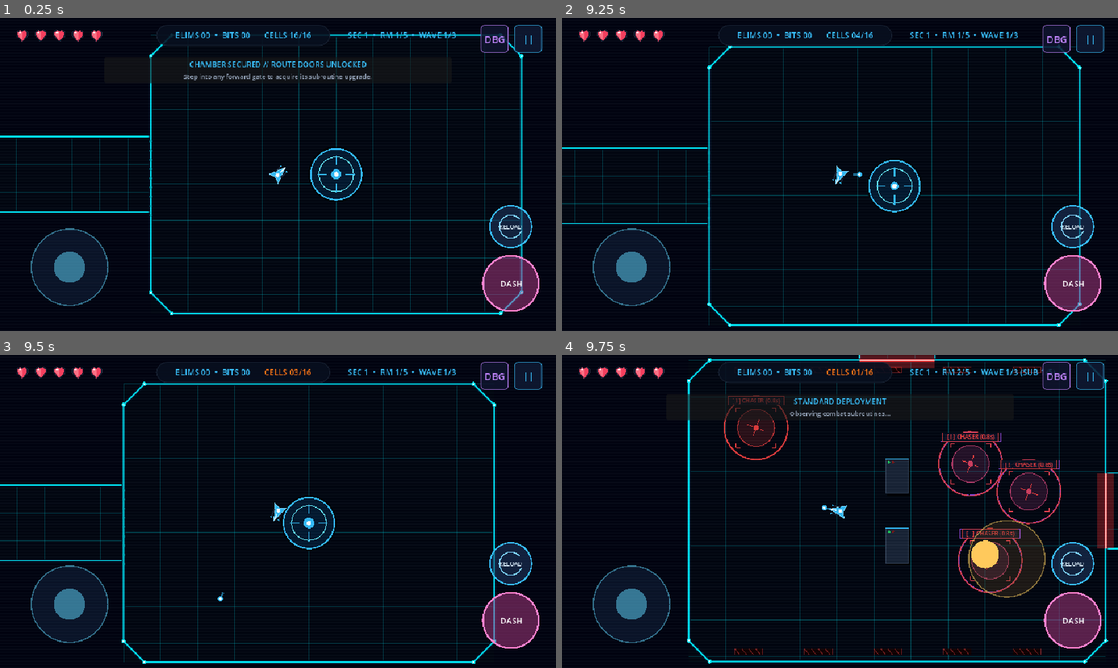
Above: before the commit, frames 1-4 (two rows, left to right).
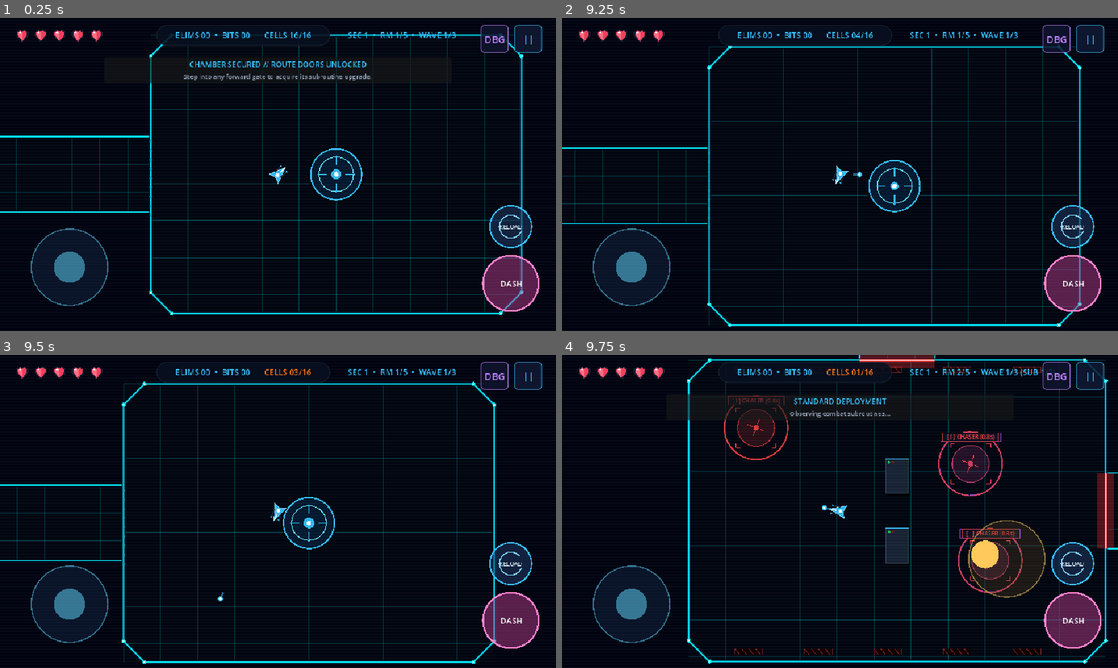
Above: after the commit, the same moments.

Repository: DaKaufeeBoii/GLITCH-RUN
Game: Godot game, scene res://scenes/main.tscn
The game is run twice, just before and just after one commit, with the same random seed, the same clock (stepped at 60 frames per second) and the same inputs. This scene is started directly instead of the project's main scene.
Inputs (mouse positions are in pixels of both pictures, inside the frame that each line leads up to):
- Up to frame 1 (0.25 s): no input
- Up to frame 2 (9.25 s): tap Enter at 0.5 s; move the mouse to (812, 237) at 0.52 s; hold Up (ui_up) 0.53-1.25 s; tap P at 0.6 s; click (812, 237) at 0.67 s; tap Space at 0.77, 6.02, 9.02 s; click "||" at 1.25 s; click "DBG" at 2 s; click "RESUME SIMULATION" at 2.75 s; drag from (1006, 221) to (812, 237) at 3.52 s; move the mouse to (673, 127) at 4.27 s; hold Left (ui_left) 4.28-5 s; hold R 4.28-5 s; drag from (867, 174) to (673, 127) at 5.02 s; move the mouse to (756, 96) at 5.77 s; hold Down (ui_down) 5.78-6.5 s; hold K 5.78-6.5 s; drag from (962, 158) to (828, 165) at 6.52 s; move the mouse to (728, 190) at 7.27 s; hold Up (ui_up) 7.28-8 s; hold Shift 7.28-8 s; click (728, 190) at 7.42 s; drag from (895, 105) to (728, 190) at 8.02 s; move the mouse to (812, 237) at 8.77 s; hold Right (ui_right) from 8.78 s (still down); hold J from 8.78 s (still down)
- Up to frame 3 (9.5 s): keep holding Right (ui_right); keep holding J
- Up to frame 4 (9.75 s): release Right (ui_right) at 9.5 s; release J at 9.5 s; drag from (1006, 558) to (834, 524) at 9.52 s

Frames 1-3 are identical in both runs. In frame 4, 0.9% of the frame differs, in the area x 78-90%, y 5-55%.

Commit message:
feat(run): minor changes to how core progression works

Diff:
--- a/scripts/game.gd
+++ b/scripts/game.gd
@@ -491,7 +491,13 @@
 				nav_grid.build_grid(inside_room.bounds, obstacle_rects, 24.0)
 			var rs = get_node_or_null("/root/RunState")
 			if rs and rs.progression:
-				rs.progression.calculate_waves_for_current_room(inside_room.room_type)
+				var prof: Dictionary = tracker.get_profile() if tracker else {}
+				var p_rating: float = RunProgression.compute_performance_rating(
+					player.health if is_instance_valid(player) else 5,
+					player.max_health if is_instance_valid(player) else 5,
+					prof
+				)
+				rs.progression.calculate_waves_for_current_room(inside_room.room_type, false, p_rating)
 				rs.current_wave = rs.progression.current_wave
 				rs.waves_in_room = rs.progression.waves_in_room
 			damage_taken_this_sector = 0
@@ -1602,7 +1608,8 @@
 	var profile: Dictionary = tracker.get_profile() if tracker else {}
 	var p_hp: int = player.health if is_instance_valid(player) else 5
 	var p_max: int = player.max_health if is_instance_valid(player) else 5
-	var spawn_budget: int = rs_node.progression.calculate_spawn_budget(wave_num) if (rs_node and rs_node.progression) else current_room_data.enemy_spawns.size()
+	var p_rating: float = RunProgression.compute_performance_rating(p_hp, p_max, profile) if (rs_node and rs_node.progression) else 1.0
+	var spawn_budget: int = rs_node.progression.calculate_spawn_budget(wave_num, p_rating) if (rs_node and rs_node.progression) else current_room_data.enemy_spawns.size()
 	if current_room_data.room_type in ["COMBAT", "ELITE"]:
 		spawn_budget = maxi(3, spawn_budget)
 	if current_room_data.room_type == "ELITE":
@@ -1616,6 +1623,9 @@
 		p_hp,
 		p_max
 	)
+	var diff_mults: Dictionary = rs_node.progression.get_difficulty_multipliers(p_rating) if (rs_node and rs_node.progression) else {"speed_mult": 1.0, "telegraph_mult": 1.0}
+	var diff_speed: float = diff_mults.get("speed_mult", 1.0)
+	var diff_tele: float = diff_mults.get("telegraph_mult", 1.0)
 
 	current_sector_tactic = encounter.tactic
 	if wave_num == 1:
@@ -1634,8 +1644,6 @@
 	if spawns_to_create.is_empty() and not encounter.spawn_list.is_empty():
 		spawns_to_create = encounter.spawn_list
 	if spawns_to_create.is_empty() and current_room_data.room_type in ["COMBAT", "ELITE"]:
-		# Do not silently skip a normal-room encounter if a future roster or AI
-		# filter rejects every generated entry. Keep the room in a playable state.
 		push_warning("Encounter roster was empty in sector %d room %d; using emergency chasers." % [
 			rs_node.progression.sector_index if (rs_node and rs_node.progression) else 1,
 			current_room_data.index
@@ -1647,8 +1655,7 @@
 			emergency_pos.y = clampf(emergency_pos.y, current_room_data.bounds.position.y + 100.0, current_room_data.bounds.end.y - 100.0)
 			var eg = encounter_director.evolution_manager.get_genome_for_spawn("CHASER") if (encounter_director and encounter_director.evolution_manager) else null
 			spawns_to_create.append({"type": "CHASER", "pos": emergency_pos, "flank_angle": 0.0, "genome": eg})
-	# Boss rooms must never silently become ordinary empty/regular encounters if
-	# encounter composition or budget filtering changes later.
+
 	if current_room_data.room_type == "BOSS":
 		var contains_boss := false
 		for spawn in spawns_to_create:
@@ -1664,8 +1671,8 @@
 		boss_vanguard_active = true
 		boss_active = false
 
+		var cur_sector: int = rs_node.progression.sector_index if (rs_node and rs_node.progression) else 1
 		if boss_director and rs_node:
-			var cur_sector: int = rs_node.progression.sector_index if rs_node.progression else 1
 			var cur_seed: int = rs_node.current_seed if rs_node else 1337
 			var last_id: String = boss_director.last_scheduled_boss_id if boss_director else ""
 			current_boss_def = boss_director.select_boss_for_sector(cur_sector, cur_seed, last_id)
@@ -1682,12 +1689,27 @@
 
 		_show_director_banner("ALERT // %s PERIMETER" % b_name, "Core shielded. Eliminate vanguard escort hostiles to unseal the Overlord!")
 
-		# Spawn 3 vanguard escort combatants with evolved genomes
-		var vanguard_specs := [
-			{"scene": CHASER_SCENE, "type": "CHASER", "offset": Vector2(-120.0, -90.0), "flank": 0.50},
-			{"scene": SHOOTER_SCENE, "type": "SHOOTER", "offset": Vector2(60.0, 0.0), "flank": 0.0},
-			{"scene": DASHER_SCENE, "type": "DASHER", "offset": Vector2(-120.0, 90.0), "flank": 0.0}
-		]
+		# Spawn vanguard escort combatants scaled by sector difficulty
+		var vanguard_specs: Array[Dictionary] = []
+		if cur_sector == 1:
+			# Sector 1 (First Boss): Accessible 1-hostile vanguard escort
+			vanguard_specs = [
+				{"scene": CHASER_SCENE, "type": "CHASER", "offset": Vector2(-120.0, 0.0), "flank": 0.0}
+			]
+		elif cur_sector == 2:
+			# Sector 2 (Mid-Boss): 2 vanguard hostiles
+			vanguard_specs = [
+				{"scene": CHASER_SCENE, "type": "CHASER", "offset": Vector2(-120.0, -80.0), "flank": 0.35},
+				{"scene": SHOOTER_SCENE, "type": "SHOOTER", "offset": Vector2(60.0, 0.0), "flank": 0.0}
+			]
+		else:
+			# Sector 3+ (Final Biome Boss): Full 3 vanguard escort hostiles
+			vanguard_specs = [
+				{"scene": CHASER_SCENE, "type": "CHASER", "offset": Vector2(-120.0, -90.0), "flank": 0.50},
+				{"scene": SHOOTER_SCENE, "type": "SHOOTER", "offset": Vector2(60.0, 0.0), "flank": 0.0},
+				{"scene": DASHER_SCENE, "type": "DASHER", "offset": Vector2(-120.0, 90.0), "flank": 0.0}
+			]
+
 		for v in vanguard_specs:
 			var v_pos: Vector2 = boss_spawn_pos + v.offset
 			v_pos.x = clampf(v_pos.x, current_room_data.bounds.position.x + 80.0, current_room_data.bounds.end.x - 80.0)
@@ -1695,8 +1717,8 @@
 			var v_scene: PackedScene = v.scene
 			var v_type: String = v.type
 			var v_flank: float = v.flank
-			var spd_m: float = encounter.enemy_speed_mult * 1.05
-			var tel_m: float = encounter.enemy_telegraph_mult
+			var spd_m: float = encounter.enemy_speed_mult * diff_speed * 1.05
+			var tel_m: float = encounter.enemy_telegraph_mult * diff_tele
 			var lead_v = encounter.shooter_lead
 			_schedule_spawn_telegraph(
 				v_pos,
@@ -1739,8 +1761,8 @@
 				scene = DASHER_SCENE
 				col = Color("eab308")
 
-			var spd_m: float = encounter.enemy_speed_mult
-			var tel_m: float = encounter.enemy_telegraph_mult
+			var spd_m: float = encounter.enemy_speed_mult * diff_speed
+			var tel_m: float = encounter.enemy_telegraph_mult * diff_tele
 			var lead_v = encounter.shooter_lead
 			_schedule_spawn_telegraph(
 				pos,
@@ -1790,6 +1812,33 @@
 	if "is_mid_boss" in boss:
 		boss.is_mid_boss = is_mid
 
+	# Boss difficulty scaling: First boss is notably easier, progressively harder as depth and sectors advance
+	var hp_scale := 1.0
+	if cur_sector == 1:
+		hp_scale = 0.55 # Sector 1 (First boss): accessible 55% health (~19-20 HP)
+	elif cur_sector == 2:
+		hp_scale = 0.80 # Sector 2 (Mid-boss): ~28 HP
+	else:
+		hp_scale = 1.0 + float(cur_sector - 3) * 0.15
+
+	if tracker and rs_node and rs_node.progression:
+		var p_prof: Dictionary = tracker.get_profile()
+		var p_rating: float = RunProgression.compute_performance_rating(
+			player.health if is_instance_valid(player) else 5,
+			player.max_health if is_instance_valid(player) else 5,
+			p_prof
+		)
+		if p_rating < 0.85:
+			hp_scale *= 0.85
+		elif p_rating > 1.30:
+			hp_scale *= 1.10
+
+	var scaled_hp: int = maxi(15, int(roundf(float(boss.max_health) * hp_scale)))
+	boss.max_health = scaled_hp
+	boss.health = scaled_hp
+	if "dash_speed" in boss and cur_sector == 1:
+		boss.dash_speed *= 0.85 # Forgiving dash speed on first boss
+
 	# Assign returning mutations with trade-offs
 	current_boss_mutations = boss_director.get_mutations_for_encounter(current_boss_def.boss_id) if (boss_director and current_boss_def) else []
 	if boss.has_method("apply_mutations") and not current_boss_mutations.is_empty():
@@ -1861,10 +1910,13 @@
 func _spawn_phase_two_reinforcements(boss_pos: Vector2) -> void:
 	if not is_instance_valid(player) or run_over:
 		return
+	var rs_node = get_node_or_null("/root/RunState")
+	var cur_sector: int = rs_node.progression.sector_index if (rs_node and rs_node.progression) else 1
+	var minion_count := 1 if cur_sector == 1 else 2
 	var minion_types: Array[PackedScene] = [CHASER_SCENE, SHOOTER_SCENE]
 	var minion_fams: Array[String] = ["CHASER", "SHOOTER"]
 	var offsets: Array[Vector2] = [Vector2(-130.0, -80.0), Vector2(-130.0, 80.0)]
-	for i in range(2):
+	for i in range(minion_count):
 		var m_pos: Vector2 = boss_pos + offsets[i]
 		if current_room_data:
 			m_pos.x = clampf(m_pos.x, current_room_data.bounds.position.x + 80.0, current_room_data.bounds.end.x - 80.0)
--- a/scripts/run_progression.gd
+++ b/scripts/run_progression.gd
@@ -124,10 +124,43 @@
 	return sector_waves_completed >= sector_total_waves
 
 
-func calculate_waves_for_current_room(_room_type: String = "", one_encounter_per_room: bool = false) -> int:
+static func compute_performance_rating(current_hp: int, max_hp: int, profile: Dictionary) -> float:
+	## Evaluates player gameplay competence & stress based on health, damage rate, and accuracy.
+	## Returns a normalized rating: < 0.85 = struggling (grant mercy), 1.0 = balanced, > 1.25 = dominating.
+	var hp_ratio: float = float(current_hp) / float(maxi(1, max_hp))
+	var accuracy: float = float(profile.get("accuracy", 0.5))
+	var dpm: float = float(profile.get("damage_per_min", 0.0))
+
+	var rating := 1.0
+
+	# Health factor
+	if hp_ratio >= 0.80:
+		rating += (hp_ratio - 0.70) * 0.4
+	elif hp_ratio <= 0.40:
+		rating -= (0.50 - hp_ratio) * 0.8
+
+	# Damage rate factor (high damage taken lowers rating significantly)
+	if dpm > 5.0:
+		rating -= 0.35
+	elif dpm > 3.0:
+		rating -= 0.20
+	elif dpm == 0.0 and profile.get("has_data", false):
+		rating += 0.15
+
+	# Accuracy factor
+	if profile.get("has_data", false):
+		if accuracy > 0.65:
+			rating += 0.15
+		elif accuracy < 0.30:
+			rating -= 0.15
+
+	return clampf(rating, 0.4, 1.8)
+
+
+func calculate_waves_for_current_room(_room_type: String = "", one_encounter_per_room: bool = false, performance_factor: float = 1.0) -> int:
 	## Calculates combat wave count for each chamber.
-	## Every chamber guarantees enemy combat engagements (never 0 waves).
-	## Combat & Elite rooms always have 3–5 waves procedurally (never 1 wave).
+	## Floor 1 (run_depth <= 3): begins easy with mostly 1 or 2 waves.
+	## Floor 2+ (run_depth >= 4): scales progressively (3 to 5 waves).
 	if one_encounter_per_room:
 		waves_in_room = 1
 	else:
@@ -138,22 +171,37 @@
 				var r_rng := RandomNumberGenerator.new()
 				r_rng.seed = (get_current_sector_seed() + run_depth * 41) & 0x7FFFFFFF
 				if difficulty == "EASY":
-					waves_in_room = r_rng.randi_range(2, 3)
+					if run_depth <= 3:
+						waves_in_room = 2
+					else:
+						waves_in_room = r_rng.randi_range(2, 3)
 				elif difficulty in ["HARD", "HYPERGRID"]:
 					waves_in_room = r_rng.randi_range(4, 5)
-				else:
-					# Procedurally vary in range 3 to 5 (never fixed to 5, never collapsed to 1)
-					waves_in_room = r_rng.randi_range(3, 5)
+				else: # NORMAL (Starts gentle on Floor 1, ramps up slowly)
+					if run_depth <= 3:
+						# Beginning of game: 2 waves for accessible introductory pacing
+						waves_in_room = 2
+					elif run_depth <= 6:
+						waves_in_room = 3
+					elif run_depth <= 11:
+						waves_in_room = r_rng.randi_range(3, 4)
+					else:
+						waves_in_room = r_rng.randi_range(3, 5)
+
+					# Dynamic difficulty adjustment:
+					# If player is struggling, keep waves gentle
+					if performance_factor < 0.8 and waves_in_room > 2 and run_depth <= 8:
+						waves_in_room = maxi(2, waves_in_room - 1)
 
 	current_wave = 1
 	return waves_in_room
 
 
-func calculate_spawn_budget(wave: int) -> int:
-	## Swarm spawn budget scaling with difficulty:
-	## Challenging by default, with higher difficulty tiers escalating hostile numbers.
-	var base_count := 5
-	var min_budget := 4
+func calculate_spawn_budget(wave: int, performance_factor: float = 1.0) -> int:
+	## Swarm spawn budget scaling with difficulty & player performance:
+	## Starts gentle (3 enemies on Floor 1), scaling up slowly with depth.
+	var base_count := 4
+	var min_budget := 3
 	var max_budget := 12
 	match difficulty:
 		"EASY":
@@ -161,21 +209,41 @@
 			min_budget = 3
 			max_budget = 7
 		"HARD":
-			base_count = 7
-			min_budget = 6
+			base_count = 6
+			min_budget = 5
 			max_budget = 14
 		"HYPERGRID":
-			base_count = 9
-			min_budget = 8
+			base_count = 8
+			min_budget = 7
 			max_budget = 16
-		_: # NORMAL (Challenging default)
-			base_count = 5
-			min_budget = 4
-			max_budget = 12
-
-	var depth_bonus := clampi(int(float(run_depth) / 2.5), 0, 4)
-	var wave_bonus := clampi(wave - 1, 0, 3)
-	var total_budget: int = clampi(base_count + depth_bonus + wave_bonus, min_budget, max_budget)
+		_: # NORMAL (Starts gentle on Floor 1, ramps up slowly)
+			if sector_index == 1 or run_depth <= 3:
+				base_count = 3
+				min_budget = 3
+				max_budget = 5
+			elif sector_index == 2:
+				base_count = 4
+				min_budget = 3
+				max_budget = 8
+			else:
+				base_count = 5
+				min_budget = 4
+				max_budget = 12
+
+	# Gradual depth bonus: +1 enemy per ~3.5 rooms
+	var depth_bonus := clampi(int(float(run_depth) / 3.5), 0, 4)
+	var wave_bonus := clampi(wave - 1, 0, 2)
+
+	# Dynamic difficulty adjustment:
+	# Struggling player -> -1 hostile
+	# Dominating player -> +1 hostile
+	var perf_adjust := 0
+	if performance_factor < 0.85:
+		perf_adjust = -1
+	elif performance_factor > 1.25:
+		perf_adjust = 1
+
+	var total_budget: int = clampi(base_count + depth_bonus + wave_bonus + perf_adjust, min_budget, max_budget)
 	return total_budget
 
 
@@ -232,21 +300,31 @@
 	}
 
 
-func get_difficulty_multipliers() -> Dictionary:
+func get_difficulty_multipliers(performance_factor: float = 1.0) -> Dictionary:
 	var speed_mult := 1.0
 	var telegraph_mult := 1.0
 	var depth_factor := minf(0.20, float(run_depth - 1) * 0.015)
 	speed_mult += depth_factor
 	telegraph_mult = maxf(0.75, 1.0 - depth_factor * 0.8)
 
-	if difficulty == "EASY":
+	if difficulty == "EASY" or sector_index == 1:
 		speed_mult *= 0.90
 		telegraph_mult *= 1.15
 	elif difficulty == "HARD" or difficulty == "HYPERGRID":
 		speed_mult *= 1.10
 		telegraph_mult *= 0.90
 
+	# Dynamic difficulty scaling based on player gameplay
+	if performance_factor < 0.85:
+		# Player struggling: grant mercy
+		speed_mult *= 0.88
+		telegraph_mult *= 1.25
+	elif performance_factor > 1.25:
+		# Player dominating: slight speed and reaction challenge
+		speed_mult *= 1.05
+		telegraph_mult *= 0.92
+
 	return {
-		"speed_mult": clampf(speed_mult, 0.80, 1.25),
-		"telegraph_mult": clampf(telegraph_mult, 0.70, 1.30)
+		"speed_mult": clampf(speed_mult, 0.75, 1.30),
+		"telegraph_mult": clampf(telegraph_mult, 0.65, 1.45)
 	}
